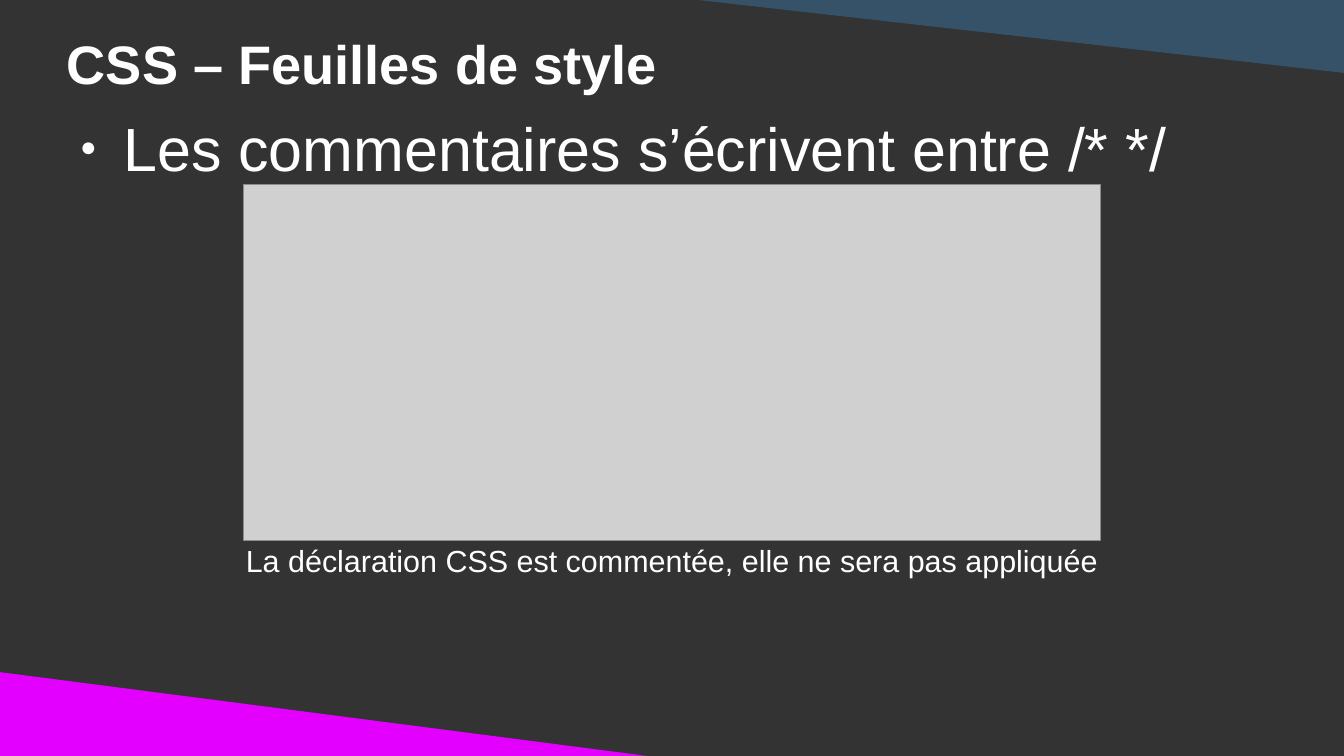
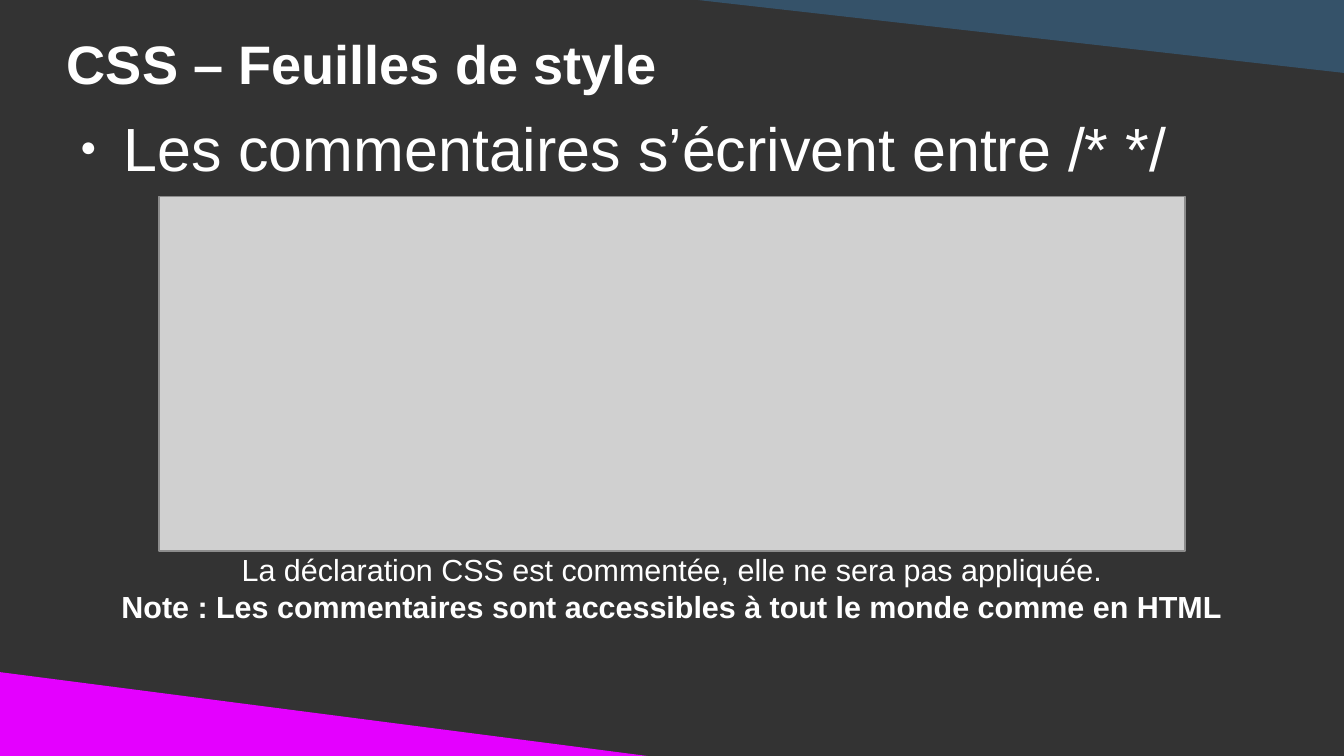
Before and after one commit to DanYellow/cours, a slide deck: slide 12 of integration-web-s1/travaux-pratiques/numero-3/presentation.odp. Drawn at 1344x756 pixels with LibreOffice and Linux fonts; fonts in the diff are those of the drawing; grey boxes stand for pictures. Boxes give left, top, right and bottom in pixels: in the first picture for what was removed or moved away, otherwise in the second. Text is boxed around its words. In the diff, an @@ line names an element or a change of style, - is before the commit and + after.

```diff
--- a/integration-web-s1/travaux-pratiques/numero-3/presentation.odp
+++ b/integration-web-s1/travaux-pratiques/numero-3/presentation.odp
@@ picture: place and size @@
-picture at <box>244,184,1101,540</box>
+picture at <box>159,196,1185,551</box>
@@ text at <box>121,558,1222,619</box>: text changed; bold on @@
-La déclaration CSS est commentée, elle ne sera pas appliquée
+La déclaration CSS est commentée, elle ne sera pas appliquée.
+Note : Les commentaires sont accessibles à tout le monde comme en HTML
```
Also in this commit, not shown: 15 other slides changed, 1 slide added, 1 other file.
